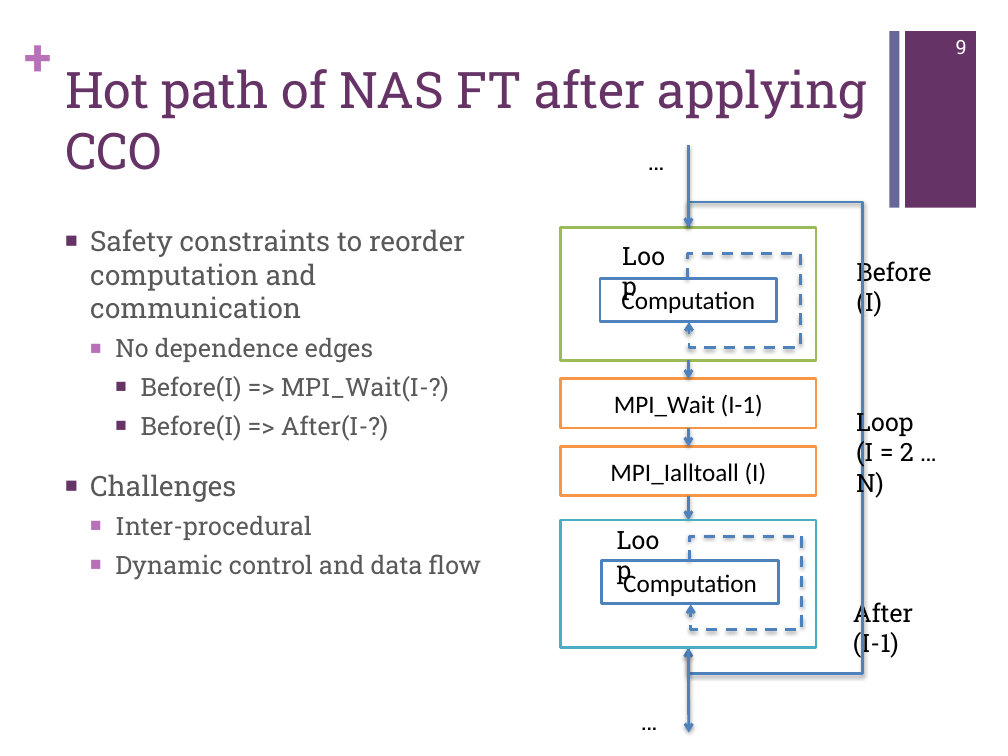
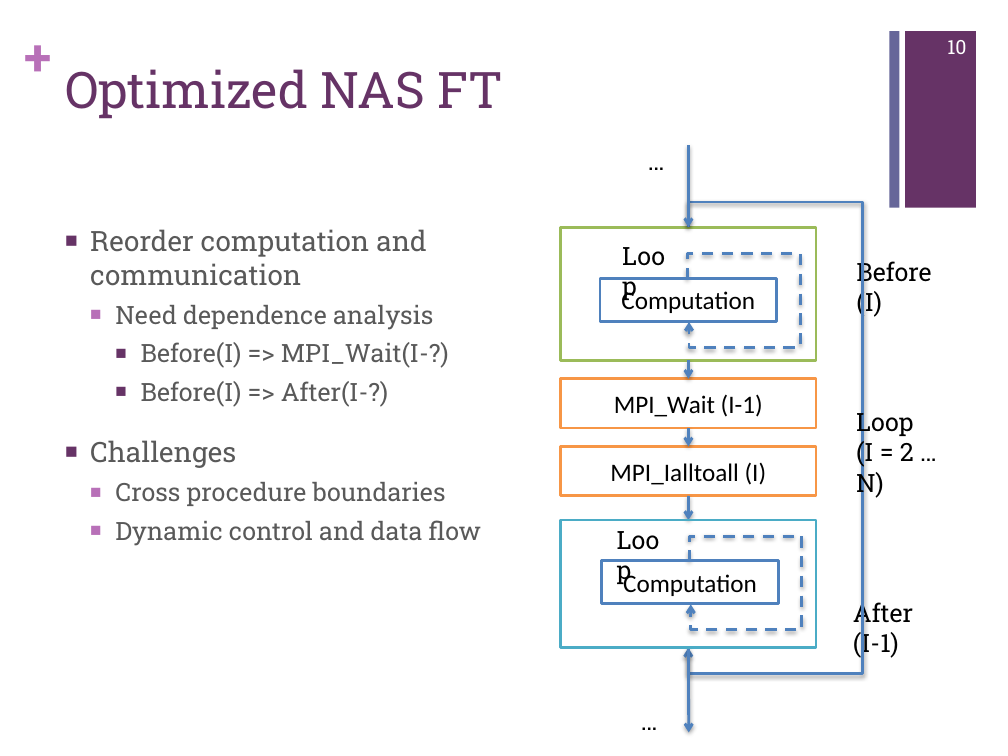
Before and after one commit to jichi-uccs/cco-paper, a slide deck: slide 10 of slides.pptx (slide 9 before the commit). Drawn at 1008x756 pixels with LibreOffice and Linux fonts; fonts in the diff are those of the drawing. Boxes give left, top, right and bottom in pixels: in the first picture for what was removed or moved away, otherwise in the second. Text is boxed around its words. In the diff, an @@ line names an element or a change of style, - is before the commit and + after.

```diff
--- a/slides.pptx
+++ b/slides.pptx
@@ page number at box(947, 40, 966, 54): text changed @@
-9
+10
@@ title at box(65, 69, 504, 119): text changed @@
-Hot path of NAS FT after applying CCO
+Optimized NAS FT
@@ text at box(90, 229, 433, 330): text changed @@
-■ Safety constraints to reorder computation and communication
-  ■ No dependence edges
+■ Reorder computation and communication
+  ■ Need dependence analysis
@@ text at box(115, 482, 446, 506): text changed @@
-  ■ Inter-procedural
+  ■ Cross procedure boundaries
```
Also in this commit, not shown: 11 other slides changed, 2 slides added.
